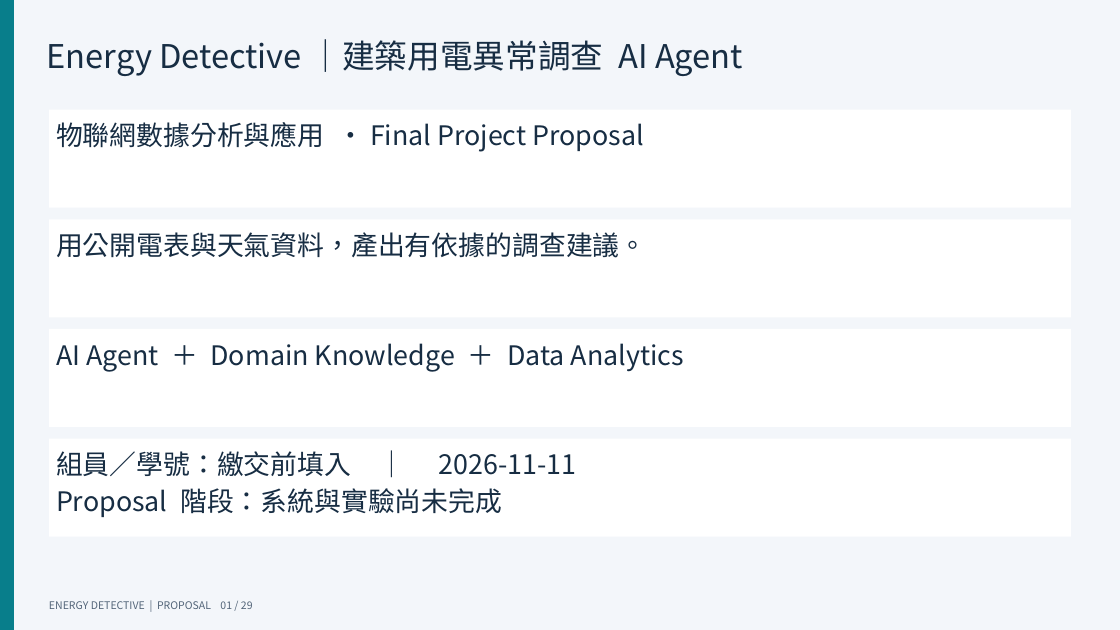
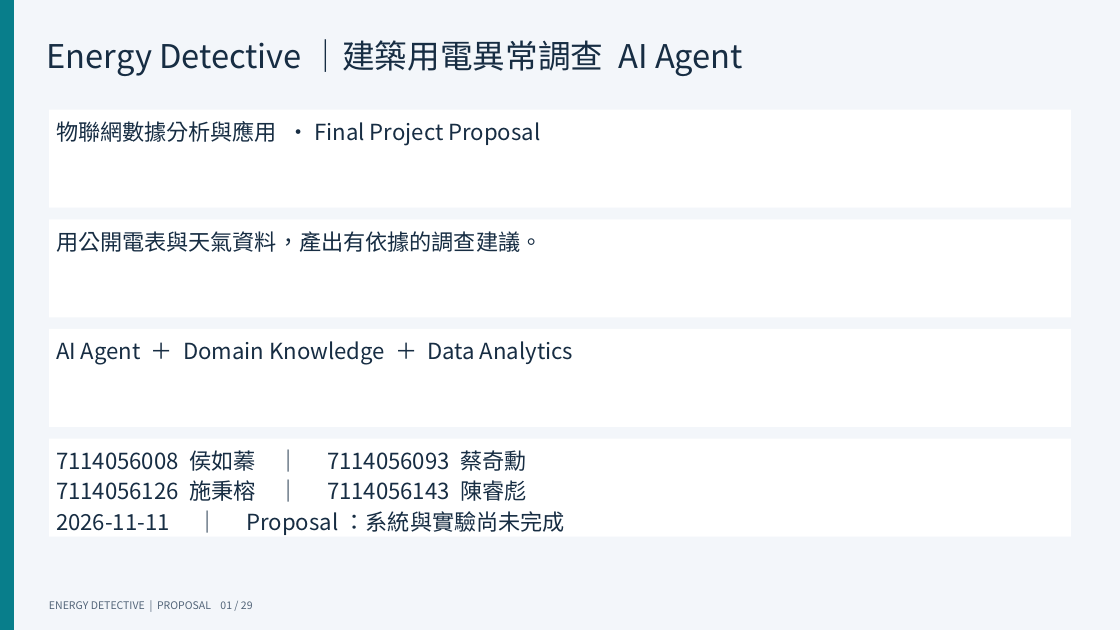
Before and after one commit to benson103081/energy-detective-agent, a slide deck: slide 1 of deliverables/Proposal.pptx. Drawn at 1120x630 pixels with LibreOffice and Linux fonts; fonts in the diff are those of the drawing. Boxes give left, top, right and bottom in pixels: in the first picture for what was removed or moved away, otherwise in the second. Text is boxed around its words. In the diff, an @@ line names an element or a change of style, - is before the commit and + after.

```diff
--- a/deliverables/Proposal.pptx
+++ b/deliverables/Proposal.pptx
@@ size 23 to 19 pt in 3 elements at [49, 110, 1071, 208], [49, 219, 1071, 318], [49, 329, 1071, 428] @@
@@ text in rectangle at [56, 450, 565, 535]: text changed; size 23 to 19 pt @@
-組員／學號：繳交前填入 ｜ 2026-11-11
-Proposal 階段：系統與實驗尚未完成
+7114056008 侯如蓁 ｜ 7114056093 蔡奇勳
+7114056126 施秉榕 ｜ 7114056143 陳睿彪
+2026-11-11 ｜ Proposal：系統與實驗尚未完成
```
Also in this commit, not shown: 1 other slide changed, 10 other files.
